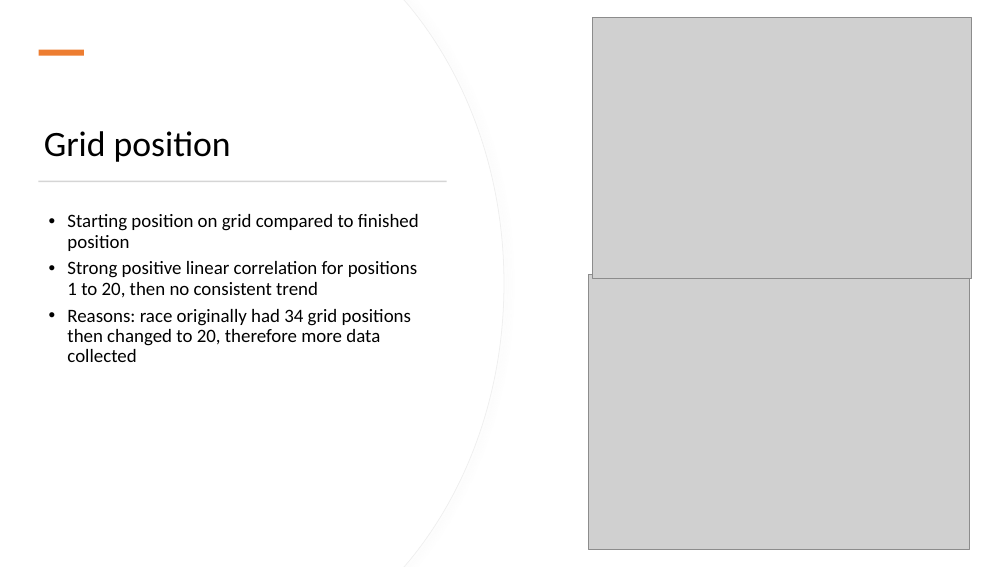
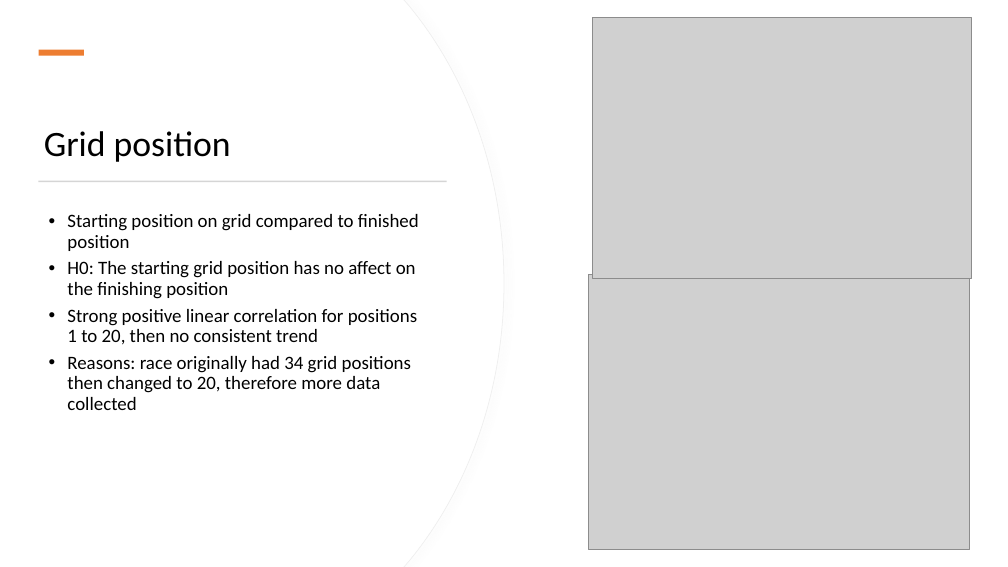
Before and after one commit to Praveena-codee/Project1, a slide deck: slide 11 of Project 1 - F1 factors.pptx (slide 12 before the commit). Drawn at 1008x567 pixels with LibreOffice and Linux fonts; fonts in the diff are those of the drawing; grey boxes stand for pictures. Boxes give left, top, right and bottom in pixels: in the first picture for what was removed or moved away, otherwise in the second. Text is boxed around its words. In the diff, an @@ line names an element or a change of style, - is before the commit and + after.

```diff
--- a/Project 1 - F1 factors.pptx
+++ b/Project 1 - F1 factors.pptx
@@ text at (67,261,416,299): paragraph added @@
+• H0: The starting grid position has no affect on the finishing position
```
Also in this commit, not shown: 1 slide removed.
